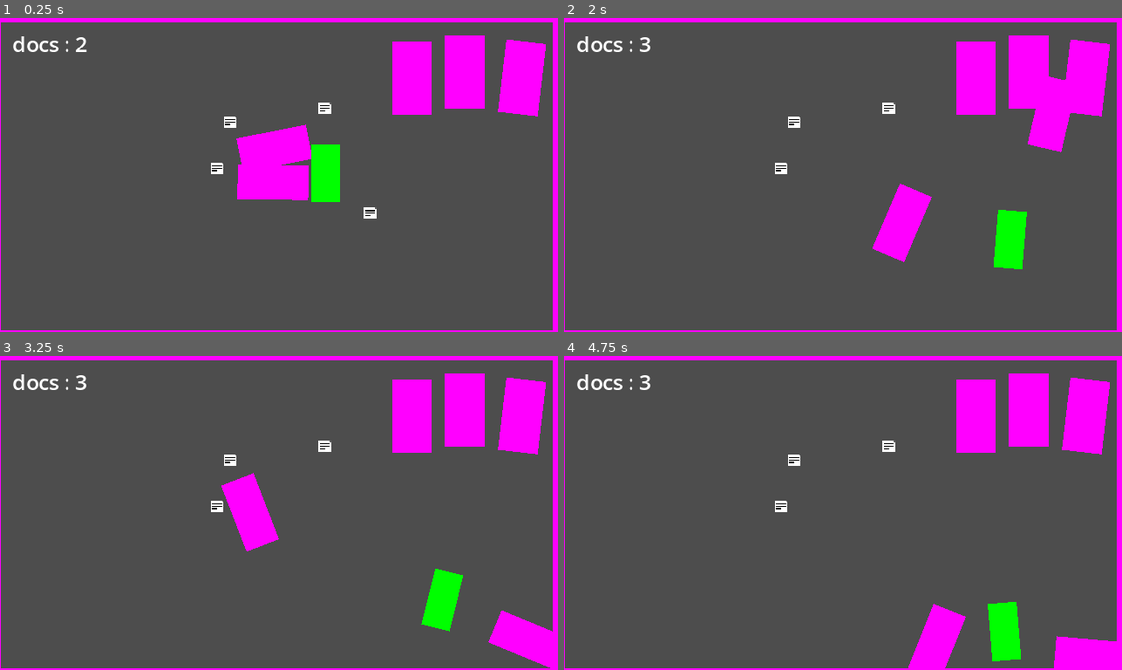
Above: before the commit, frames 1-4 (two rows, left to right).
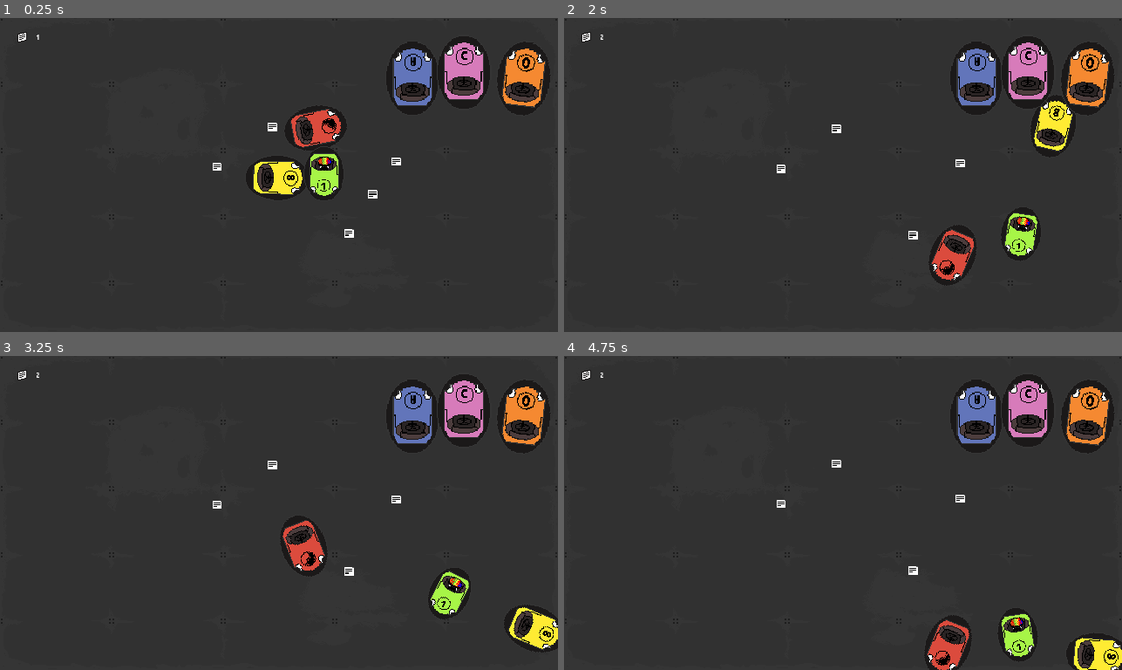
Above: after the commit, the same moments.

Repository: Vibhab-T/serious
Game: Godot game, scene res://scenes/arena.tscn
The game is run twice, just before and just after one commit, with the same random seed, the same clock (stepped at 60 frames per second) and the same inputs.
Inputs:
- Up to frame 1 (0.25 s): no input
- Up to frame 2 (2 s): tap Enter (ui_accept) at 0.5, 0.77, 1.52 s; hold Right (ui_right) 0.53-1.28 s; hold Left (ui_left) from 1.28 s (still down)
- Up to frame 3 (3.25 s): release Left (ui_left) at 2.03 s; hold Right (ui_right) from 2.03 s (still down); tap Enter (ui_accept) at 3.02 s
- Up to frame 4 (4.75 s): release Right (ui_right) at 3.53 s; hold Left (ui_left) from 3.53 s (still down); tap Enter (ui_accept) at 3.77, 4.52 s

The runs differ from the first frame. In frame 1, 89% of the frame differs, in the area x 0-100%, y 0-100%; in frame 2, 90%; in frame 3, 89%; in frame 4, 89%.

Commit message:
add texture, docs ui

Diff:
--- a/scenes/arena.tscn
+++ b/scenes/arena.tscn
@@ -1,20 +1,30 @@
 [gd_scene format=3 uid="uid://cinq6g4j6derg"]
 
+[ext_resource type="Texture2D" uid="uid://8t8irnraol2o" path="res://assets/carnival_background.png" id="1_4ag8t"]
 [ext_resource type="PackedScene" uid="uid://dumpml3nob78w" path="res://scenes/enemy_car.tscn" id="1_7ft05"]
 [ext_resource type="PackedScene" uid="uid://davpig81xfvs6" path="res://scenes/car.tscn" id="1_e05a3"]
 [ext_resource type="PackedScene" uid="uid://dovpj8qrrlv68" path="res://scenes/parked.tscn" id="2_wl4x5"]
 [ext_resource type="PackedScene" uid="uid://d38y7nkom5xpk" path="res://scenes/guardrail.tscn" id="3_olpmc"]
 [ext_resource type="Script" uid="uid://qlm8stijruy4" path="res://scripts/docs_spawn_path.gd" id="4_xdvfk"]
+[ext_resource type="FontFile" uid="uid://cqvj5ywlo7jl3" path="res://assets/Tiny5/Tiny5-Regular.ttf" id="7_dpxgc"]
 
 [sub_resource type="Curve2D" id="Curve2D_olpmc"]
 _data = {
-"points": PackedVector2Array(0, 0, 0, 0, -513.6402, -283.9892, 0, 0, 0, 0, 187, -285, 0, 0, 0, 0, 187, -127, 0, 0, 0, 0, 419, -86, 0, 0, 0, 0, 510, 271, 0, 0, 0, 0, -512, 291, 0, 0, 0, 0, -525, 28, 0, 0, 0, 0, -520, -289, 0, 0, 0, 0, 70, -198, 0, 0, 0, 0, 99, -117, 0, 0, 0, 0, 340, 34, 0, 0, 0, 0, 315, 179, 0, 0, 0, 0, 44, 209, 0, 0, 0, 0, -442, 231, 0, 0, 0, 0, -454, -221, 0, 0, 0, 0, -195, -152, 0, 0, 0, 0, -40, -164, 0, 0, 0, 0, 247, 119, 0, 0, 0, 0, -355, 153, 0, 0, 0, 0, -355, -127, 0, 0, 0, 0, -164, -44)
+"points": PackedVector2Array(0, 0, 0, 0, -277.83582, -285.45258, 0, 0, 0, 0, 187, -285, 0, 0, 0, 0, 187, -127, 0, 0, 0, 0, 419, -86, 0, 0, 0, 0, 510, 271, 0, 0, 0, 0, -512, 291, 0, 0, 0, 0, -525, 28, 0, 0, 0, 0, -520, -289, 0, 0, 0, 0, 70, -198, 0, 0, 0, 0, 99, -117, 0, 0, 0, 0, 340, 34, 0, 0, 0, 0, 315, 179, 0, 0, 0, 0, 44, 209, 0, 0, 0, 0, -442, 231, 0, 0, 0, 0, -454, -221, 0, 0, 0, 0, -195, -152, 0, 0, 0, 0, -40, -164, 0, 0, 0, 0, 190.74637, -19.397558, 0, 0, 0, 0, 155.29694, 28.106323, 0, 0, 0, 0, 247, 119, 0, 0, 0, 0, -355, 153, 0, 0, 0, 0, -355, -127, 0, 0, 0, 0, -164, -44)
 }
-point_count = 21
+point_count = 23
 
 [node name="arena" type="Node2D" unique_id=943058106]
 
+[node name="Sprite2D" type="Sprite2D" parent="." unique_id=2041272639]
+position = Vector2(1.624227e-05, -2.6226044e-06)
+scale = Vector2(1.0312501, 1.0333333)
+texture = ExtResource("1_4ag8t")
+
 [node name="enemy_car2" parent="." unique_id=933737380 instance=ExtResource("1_7ft05")]
+
+[node name="Sprite2D" parent="enemy_car2" index="0" unique_id=1396990376]
+region_rect = Rect2(-1, 0, 64, 80)
 
 [node name="enemy_car" parent="." unique_id=1096309195 instance=ExtResource("1_7ft05")]
 
@@ -24,25 +34,31 @@
 position = Vector2(289, -112.999985)
 rotation = 0.116937056
 
+[node name="Sprite2D" parent="parked3" index="0" unique_id=1215560893]
+region_rect = Rect2(64, 0, 64, 80)
+
 [node name="parked" parent="." unique_id=363481533 instance=ExtResource("2_wl4x5")]
 position = Vector2(159, -112.999985)
 
 [node name="parked2" parent="." unique_id=1578440479 instance=ExtResource("2_wl4x5")]
 position = Vector2(220.99998, -119.99999)
 
+[node name="Sprite2D" parent="parked2" index="0" unique_id=1215560893]
+region_rect = Rect2(322, 0, 64, 80)
+
 [node name="guardrail" parent="." unique_id=1214562366 instance=ExtResource("3_olpmc")]
-position = Vector2(146, -204)
+position = Vector2(152, -210)
 
 [node name="guardrail2" parent="." unique_id=898715633 instance=ExtResource("3_olpmc")]
-position = Vector2(-352, 702)
+position = Vector2(-355, 702)
 rotation = -1.5707964
 
 [node name="guardrail3" parent="." unique_id=2080358767 instance=ExtResource("3_olpmc")]
-position = Vector2(449, 207)
+position = Vector2(452, 210)
 rotation = 3.1415927
 
 [node name="guardrail4" parent="." unique_id=1393417219 instance=ExtResource("3_olpmc")]
-position = Vector2(347, -692)
+position = Vector2(355, -690)
 rotation = 1.5707964
 
 [node name="Camera2D" type="Camera2D" parent="." unique_id=381650065]
@@ -55,15 +71,20 @@
 script = ExtResource("4_xdvfk")
 
 [node name="spawnpoint" type="PathFollow2D" parent="docs_spawn_path" unique_id=506622291]
-position = Vector2(-513.6402, -283.9892)
-rotation = -0.0014426842
+position = Vector2(-277.83582, -285.45258)
+rotation = 0.0009736245
 
-[node name="docs_label" type="Label" parent="." unique_id=1443646199]
+[node name="docs_label" type="RichTextLabel" parent="." unique_id=1902609742]
 unique_name_in_owner = true
-offset_left = -315.0
-offset_top = -172.0
-offset_right = -195.0
-offset_bottom = -117.0
-theme_override_font_sizes/font_size = 25
-text = "docs : "
+offset_left = -319.0
+offset_top = -169.0
+offset_right = -199.0
+offset_bottom = -114.0
+theme_override_fonts/normal_font = ExtResource("7_dpxgc")
+theme_override_font_sizes/normal_font_size = 10
+bbcode_enabled = true
 metadata/_edit_use_anchors_ = true
+
+[editable path="enemy_car2"]
+[editable path="parked3"]
+[editable path="parked2"]
--- a/scenes/car.tscn
+++ b/scenes/car.tscn
@@ -1,36 +1,50 @@
 [gd_scene format=3 uid="uid://davpig81xfvs6"]
 
-[ext_resource type="Texture2D" uid="uid://onav1llstv4w" path="res://assets/car.png" id="1_c35m8"]
 [ext_resource type="Script" uid="uid://1gvdnwgbougm" path="res://scripts/car.gd" id="1_qt2eu"]
+[ext_resource type="Texture2D" uid="uid://cxymneb407x6b" path="res://assets/bumpercars.png" id="2_qt2eu"]
+[ext_resource type="Script" uid="uid://qxnxll30fs2m" path="res://scripts/trail.gd" id="3_50v30"]
+[ext_resource type="Texture2D" uid="uid://d2jjguwr1viro" path="res://assets/car_trail.png" id="3_jtldb"]
 
 [sub_resource type="CapsuleShape2D" id="CapsuleShape2D_c35m8"]
-radius = 23.0
-height = 93.0
+radius = 19.0
+height = 64.0
 
 [sub_resource type="CapsuleShape2D" id="CapsuleShape2D_qt2eu"]
-radius = 14.999999
-height = 66.0
+radius = 21.0
+height = 58.0
 
 [node name="car" type="CharacterBody2D" unique_id=1215275054]
 rotation = 1.5707964
 script = ExtResource("1_qt2eu")
 
 [node name="CollisionShape2D" type="CollisionShape2D" parent="." unique_id=435583357]
-visible = false
-position = Vector2(0.5, 1)
+position = Vector2(-1, -0.99999994)
 rotation = 1.5707964
 shape = SubResource("CapsuleShape2D_c35m8")
 
 [node name="Sprite2D" type="Sprite2D" parent="." unique_id=1582301101]
-position = Vector2(-1.9999958, 96)
-scale = Vector2(0.504, 0.3)
-texture = ExtResource("1_c35m8")
+z_index = 1
+position = Vector2(0, 1.9073486e-06)
+rotation = 1.5707964
+scale = Vector2(0.92923135, 0.94508415)
+texture = ExtResource("2_qt2eu")
+region_enabled = true
+region_rect = Rect2(194.88582, 0, 62.585983, 80)
 
 [node name="Area2D" type="Area2D" parent="." unique_id=1429294945]
 rotation = 1.5707964
 
 [node name="CollisionShape2D" type="CollisionShape2D" parent="Area2D" unique_id=495233772]
-position = Vector2(2.3841858e-07, 2)
+position = Vector2(-1.9999999, 2.0000002)
 shape = SubResource("CapsuleShape2D_qt2eu")
 
+[node name="trail" type="Line2D" parent="." unique_id=503446093]
+top_level = true
+points = PackedVector2Array(-26, -2, 4, -6)
+width = 35.0
+default_color = Color(0.97180504, 1, 0.9811786, 1)
+texture = ExtResource("3_jtldb")
+texture_mode = 2
+script = ExtResource("3_50v30")
+
 [connection signal="area_entered" from="Area2D" to="." method="_on_area_2d_area_entered"]
--- a/scenes/docs.tscn
+++ b/scenes/docs.tscn
@@ -1,13 +1,98 @@
 [gd_scene format=3 uid="uid://pbs4xpais1er"]
 
-[ext_resource type="Texture2D" uid="uid://bf5rr2m4kfv7w" path="res://assets/docs.png" id="1_hv5w2"]
 [ext_resource type="Script" uid="uid://xyl8eaoqmpwn" path="res://scripts/docs.gd" id="1_w5m6w"]
+[ext_resource type="Texture2D" uid="uid://cuc13pdb55sxc" path="res://assets/docs_floating.png" id="2_w5m6w"]
+
+[sub_resource type="AtlasTexture" id="AtlasTexture_un571"]
+atlas = ExtResource("2_w5m6w")
+region = Rect2(0, 0, 16, 32)
+
+[sub_resource type="AtlasTexture" id="AtlasTexture_dg0i6"]
+atlas = ExtResource("2_w5m6w")
+region = Rect2(16, 0, 16, 32)
+
+[sub_resource type="AtlasTexture" id="AtlasTexture_13wk2"]
+atlas = ExtResource("2_w5m6w")
+region = Rect2(32, 0, 16, 32)
+
+[sub_resource type="AtlasTexture" id="AtlasTexture_hjog3"]
+atlas = ExtResource("2_w5m6w")
+region = Rect2(48, 0, 16, 32)
+
+[sub_resource type="AtlasTexture" id="AtlasTexture_76l5i"]
+atlas = ExtResource("2_w5m6w")
+region = Rect2(64, 0, 16, 32)
+
+[sub_resource type="AtlasTexture" id="AtlasTexture_02djl"]
+atlas = ExtResource("2_w5m6w")
+region = Rect2(80, 0, 16, 32)
+
+[sub_resource type="AtlasTexture" id="AtlasTexture_mte3v"]
+atlas = ExtResource("2_w5m6w")
+region = Rect2(96, 0, 16, 32)
+
+[sub_resource type="AtlasTexture" id="AtlasTexture_v0srt"]
+atlas = ExtResource("2_w5m6w")
+region = Rect2(112, 0, 16, 32)
+
+[sub_resource type="AtlasTexture" id="AtlasTexture_g6r3o"]
+atlas = ExtResource("2_w5m6w")
+region = Rect2(128, 0, 16, 32)
+
+[sub_resource type="AtlasTexture" id="AtlasTexture_rfjwt"]
+atlas = ExtResource("2_w5m6w")
+region = Rect2(144, 0, 16, 32)
+
+[sub_resource type="SpriteFrames" id="SpriteFrames_3k1ws"]
+animations = [{
+"frames": [{
+"duration": 1.0,
+"texture": SubResource("AtlasTexture_un571")
+}, {
+"duration": 1.0,
+"texture": SubResource("AtlasTexture_dg0i6")
+}, {
+"duration": 1.0,
+"texture": SubResource("AtlasTexture_13wk2")
+}, {
+"duration": 1.0,
+"texture": SubResource("AtlasTexture_hjog3")
+}, {
+"duration": 1.0,
+"texture": SubResource("AtlasTexture_76l5i")
+}, {
+"duration": 1.0,
+"texture": SubResource("AtlasTexture_02djl")
+}, {
+"duration": 1.0,
+"texture": SubResource("AtlasTexture_mte3v")
+}, {
+"duration": 1.0,
+"texture": SubResource("AtlasTexture_v0srt")
+}, {
+"duration": 1.0,
+"texture": SubResource("AtlasTexture_g6r3o")
+}, {
+"duration": 1.0,
+"texture": SubResource("AtlasTexture_rfjwt")
+}],
+"loop": true,
+"name": &"floating_docs",
+"speed": 10.0
+}]
 
 [sub_resource type="RectangleShape2D" id="RectangleShape2D_hv5w2"]
 size = Vector2(9.715128, 8.822201)
 
 [node name="docs" type="Area2D" unique_id=1469164731 groups=["docs"]]
 script = ExtResource("1_w5m6w")
+metadata/_edit_group_ = true
+
+[node name="AnimatedSprite2D" type="AnimatedSprite2D" parent="." unique_id=1823300260]
+position = Vector2(-1.000001, -17.000002)
+scale = Vector2(1.9375, 1.9375)
+sprite_frames = SubResource("SpriteFrames_3k1ws")
+animation = &"floating_docs"
 
 [node name="CollisionShape2D" type="CollisionShape2D" parent="." unique_id=840771250]
 position = Vector2(-0.3625003, -1.2262502)
@@ -15,9 +100,4 @@
 shape = SubResource("RectangleShape2D_hv5w2")
 metadata/_edit_group_ = true
 
-[node name="Sprite2D" type="Sprite2D" parent="." unique_id=459778918]
-scale = Vector2(2.545, 2.545)
-texture = ExtResource("1_hv5w2")
-metadata/_edit_group_ = true
-
 [connection signal="area_entered" from="." to="." method="_on_area_entered"]
--- a/scenes/enemy_car.tscn
+++ b/scenes/enemy_car.tscn
@@ -1,21 +1,25 @@
 [gd_scene format=3 uid="uid://dumpml3nob78w"]
 
-[ext_resource type="Texture2D" uid="uid://8c4ho8ra6psh" path="res://assets/badcar.png" id="1_3y6xc"]
 [ext_resource type="Script" uid="uid://ckb35t2muabse" path="res://scripts/enemy_car.gd" id="1_mr7yb"]
+[ext_resource type="Texture2D" uid="uid://cxymneb407x6b" path="res://assets/bumpercars.png" id="2_mr7yb"]
 
 [sub_resource type="CapsuleShape2D" id="CapsuleShape2D_3y6xc"]
-radius = 17.0
-height = 76.0
+radius = 23.0
+height = 72.0
 
 [node name="enemy_car" type="CharacterBody2D" unique_id=933737380]
 script = ExtResource("1_mr7yb")
 
 [node name="Sprite2D" type="Sprite2D" parent="." unique_id=1396990376]
-position = Vector2(-6, 114)
-scale = Vector2(0.62, 0.36)
-texture = ExtResource("1_3y6xc")
+z_index = 1
+position = Vector2(-1.9073486e-06, 1.9073486e-06)
+rotation = 1.5707964
+scale = Vector2(1.044352, 1.1010561)
+texture = ExtResource("2_mr7yb")
+region_enabled = true
+region_rect = Rect2(129, 0, 64, 80)
 
 [node name="CollisionShape2D" type="CollisionShape2D" parent="." unique_id=1729356714]
-position = Vector2(-7, -1)
+position = Vector2(-1, 0)
 rotation = 1.5707964
 shape = SubResource("CapsuleShape2D_3y6xc")
--- a/scenes/parked.tscn
+++ b/scenes/parked.tscn
@@ -1,18 +1,21 @@
 [gd_scene format=3 uid="uid://dovpj8qrrlv68"]
 
-[ext_resource type="Texture2D" uid="uid://8c4ho8ra6psh" path="res://assets/badcar.png" id="1_vguok"]
+[ext_resource type="Texture2D" uid="uid://cxymneb407x6b" path="res://assets/bumpercars.png" id="1_vguok"]
 
 [sub_resource type="CapsuleShape2D" id="CapsuleShape2D_33mgd"]
-radius = 33.347477
-height = 144.78314
+radius = 41.06323
+height = 148.29175
 
 [node name="parked" type="StaticBody2D" unique_id=171156178]
 scale = Vector2(0.805, 0.755)
 
 [node name="Sprite2D" type="Sprite2D" parent="." unique_id=1215560893]
-position = Vector2(-2, 320)
-scale = Vector2(0.435, 1)
+z_index = 1
+position = Vector2(-1.242236, -3.9735098)
+scale = Vector2(1.5450854, 1.7069539)
 texture = ExtResource("1_vguok")
+region_enabled = true
+region_rect = Rect2(257, 0, 64, 80)
 
 [node name="CollisionShape2D" type="CollisionShape2D" parent="." unique_id=85383548]
 position = Vector2(-2, -3)
--- a/scripts/car.gd
+++ b/scripts/car.gd
@@ -3,9 +3,9 @@
 var engine_power = 400
 var acceleration = Vector2.ZERO
 # distance between front and rear axel
-var wheel_base = 70
+var wheel_base = 50
 # how much can car rotate
-var steering_angle = 25
+var steering_angle = 35
 var steer_direction = 0
 
 var docs_counter = 0
@@ -47,4 +47,5 @@
 
 func set_docs(update_docs_count: int) -> void:
 	docs_counter = update_docs_count
-	docs_label.text = "docs : " + str(docs_counter)
+	# Set the text with the image tag
+	docs_label.bbcode_text = "[img]res://assets/docs_ui.png[/img]" + str(docs_counter)
--- a/scripts/docs.gd
+++ b/scripts/docs.gd
@@ -1,4 +1,9 @@
 extends Area2D
+@onready var animated_sprite = $AnimatedSprite2D
+
+func _ready() -> void:
+	# Replace "default" with the exact name of your animation in SpriteFrames
+	animated_sprite.play("floating_docs")
 
 func _on_area_entered(area: Area2D) -> void:
 	queue_free()
--- /dev/null
+++ b/scripts/trail.gd
@@ -0,0 +1,17 @@
+extends Line2D
+
+var queue: Array[Vector2] = []
+@export var MAX_LEN: int = 20
+
+func _process(_delta: float) -> void:
+	var pos = to_local(get_parent().global_position)
+
+	queue.push_front(pos)
+
+	if queue.size() > MAX_LEN:
+		queue.pop_back()
+
+	clear_points()
+
+	for point in queue:
+		add_point(point)
Not shown, added: assets/Tiny5/OFL.txt
Binary file added: assets/Tiny5/Tiny5-Regular.ttf
Not shown, added: assets/Tiny5/Tiny5-Regular.ttf.import
Binary file added: assets/bumpercars.png
Not shown, added: assets/bumpercars.png.import
Binary file added: assets/car_trail.png
Not shown, added: assets/car_trail.png.import
Binary file added: assets/carnival_background.png
Not shown, added: assets/carnival_background.png.import
Binary file added: assets/docs_floating.png
Not shown, added: assets/docs_floating.png.import
Binary file added: assets/docs_ui.png
(and 4 more such lines)
